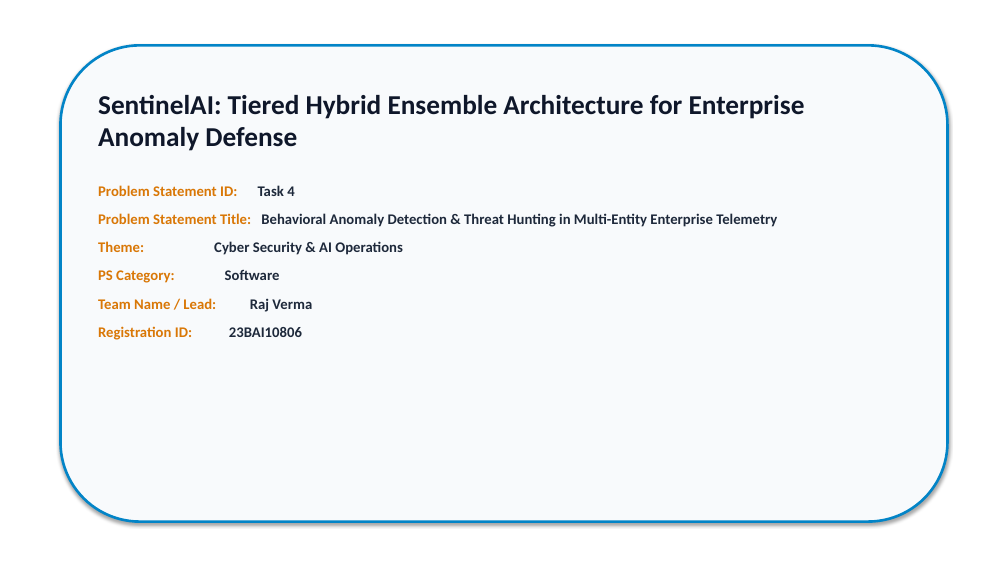
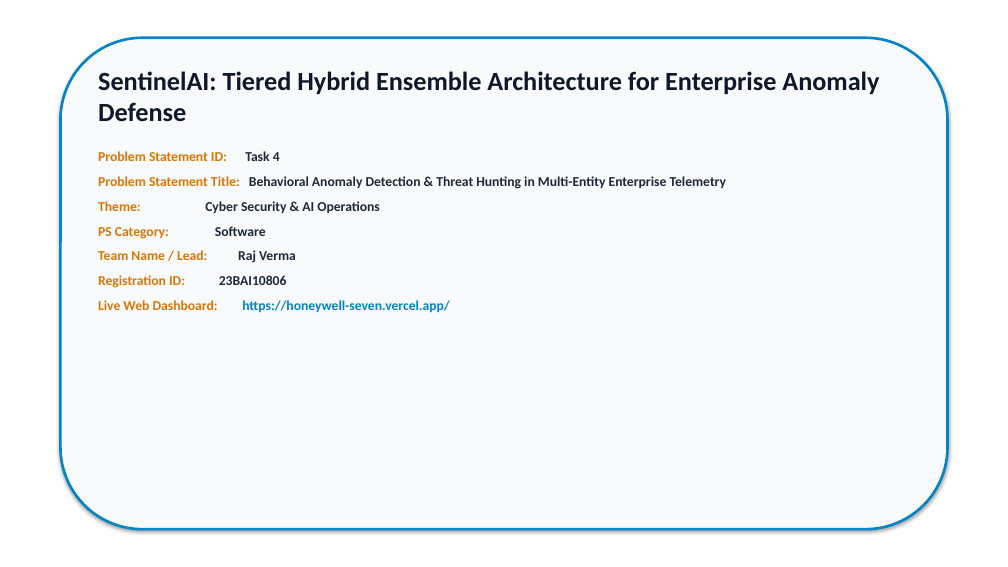
Before and after one commit to irajverma/Honeywell, a slide deck: slide 1 of docs/SentinelAI_SIH_Presentation.pptx. Drawn at 1008x567 pixels with LibreOffice and Linux fonts; fonts in the diff are those of the drawing. Boxes give left, top, right and bottom in pixels: in the first picture for what was removed or moved away, otherwise in the second. Text is boxed around its words. In the diff, an @@ line names an element or a change of style, - is before the commit and + after.

Commit message:
feat: embed live Vercel URL at the bottom of Slide 1 metadata block

```diff
--- a/docs/SentinelAI_SIH_Presentation.pptx
+++ b/docs/SentinelAI_SIH_Presentation.pptx
@@ rounded rectangle: place and size @@
-rounded rectangle at [60, 45, 948, 522]
+rounded rectangle at [60, 38, 948, 529]
@@ text "SentinelAI: Tiered Hybrid Ensemble Architecture ...": place and size @@
-text "SentinelAI: Tiered Hybrid Ensemble Architecture ..." at [98, 95, 805, 337]
+text "SentinelAI: Tiered Hybrid Ensemble Architecture ..." at [98, 71, 879, 312]
@@ text at [98, 71, 879, 288]: size 26 to 25 pt in "SentinelAI: Tiered Hybrid Ensemble Architecture for Enterpri ..."; size 14 to 13 pt in "Problem Statement ID: Task 4", "Problem Statement Title: Behavioral Anomaly Detection & ...", "Theme: Cyber Security & AI Operations", "PS Category: Software" and 2 more places; less space between paragraphs @@
@@ text at [98, 300, 450, 312]: paragraph added @@
+Live Web Dashboard: https://honeywell-seven.vercel.app/
```
Also in this commit, not shown: 3 other slides changed, 1 other file.
